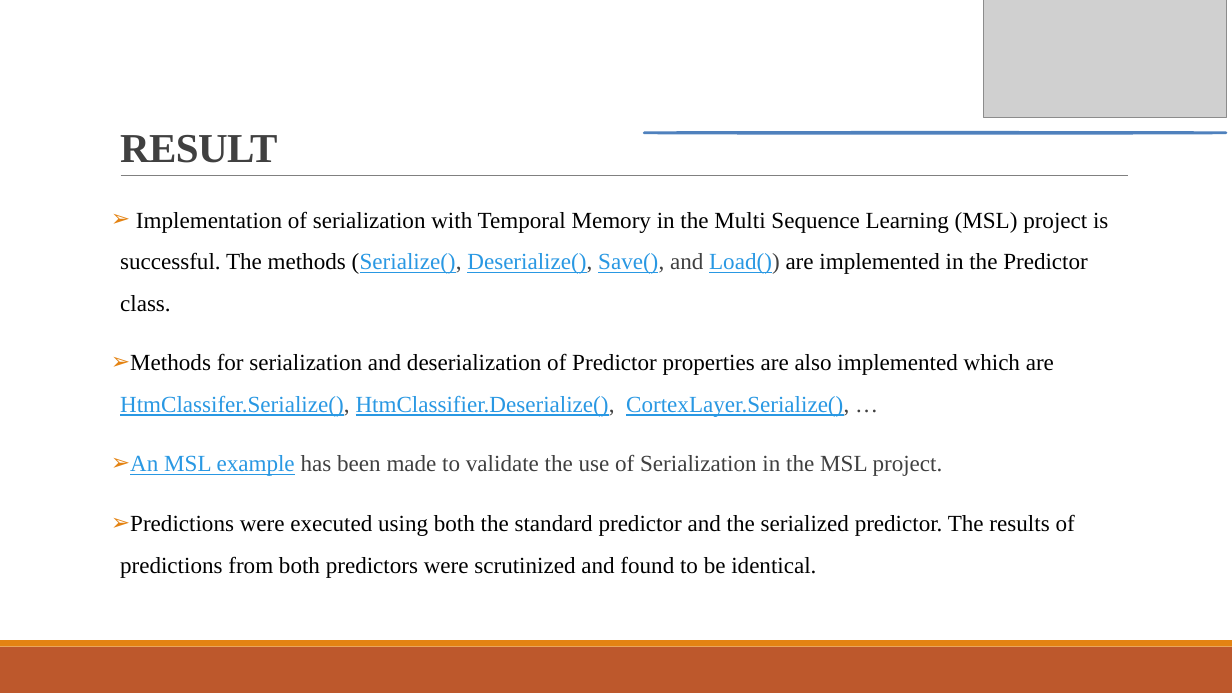
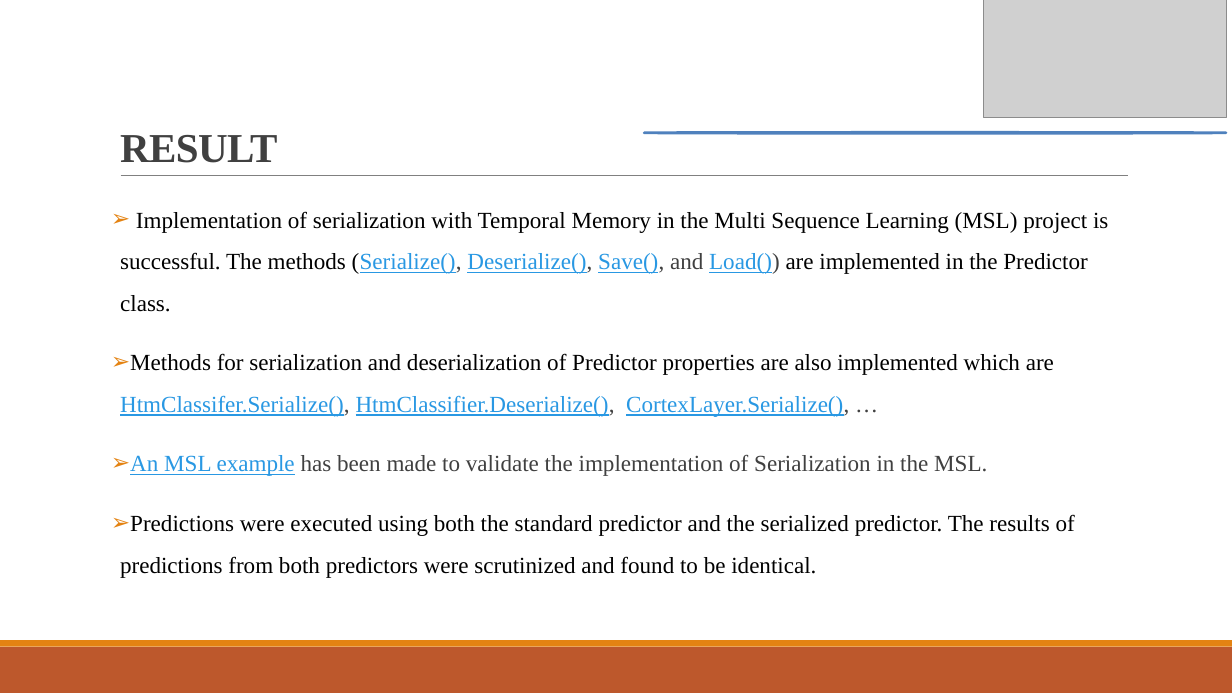
Before and after one commit to Hungbth2000/tm_msl_serialization, a slide deck: slide 6 of source/MySeProject/Documentation/Implement Temporal Memory Learning sample with Serialization.pptx. Drawn at 1232x693 pixels with LibreOffice and Linux fonts; fonts in the diff are those of the drawing; grey boxes stand for pictures. Boxes give left, top, right and bottom in pixels: in the first picture for what was removed or moved away, otherwise in the second. Text is boxed around its words. In the diff, an @@ line names an element or a change of style, - is before the commit and + after.

```diff
--- a/source/MySeProject/Documentation/Implement Temporal Memory Learning sample with Serialization.pptx
+++ b/source/MySeProject/Documentation/Implement Temporal Memory Learning sample with Serialization.pptx
@@ text at box(130, 454, 987, 476): text changed @@
-➢ An MSL example has been made to validate the use of Serialization in the MSL project.
+➢ An MSL example has been made to validate the implementation of Serialization in the MSL.
```
Also in this commit, not shown: 4 other slides changed, 1 other file.
